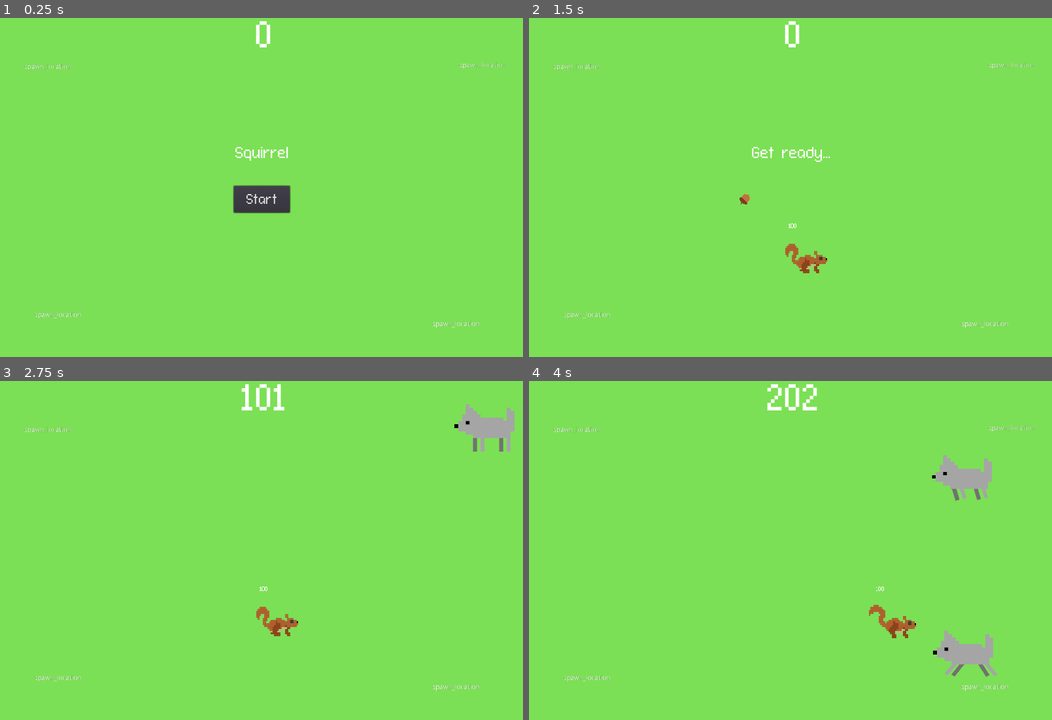
Above: before the commit, frames 1-4 (two rows, left to right).
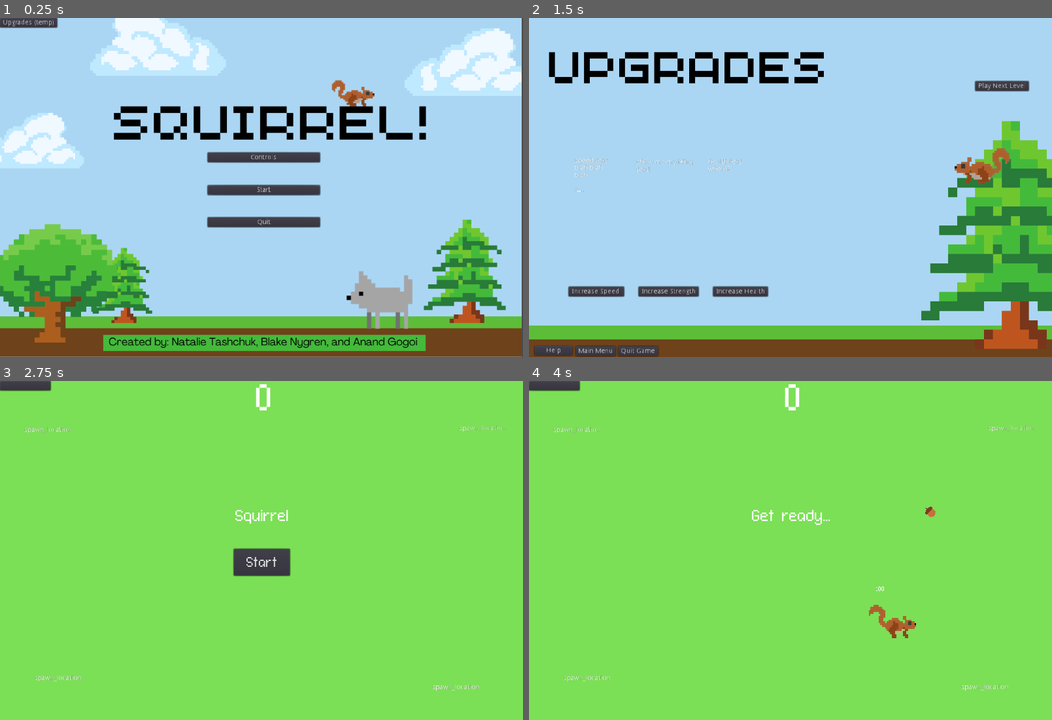
Above: after the commit, the same moments.

Repository: nygren23/2DGame_Squirrel
Game: Godot game, scene res://StartMenu.tscn
The game is run twice, just before and just after one commit, with the same random seed, the same clock (stepped at 60 frames per second) and the same inputs. Before the commit the project starts from res://Main.tscn.
Inputs (mouse positions are in pixels of both pictures, inside the frame that each line leads up to):
- Up to frame 1 (0.25 s): no input
- Up to frame 2 (1.5 s): click "Start" at 0.5 s; click (555, 21) at 1.27 s
- Up to frame 3 (2.75 s): click (470, 448) at 2 s, where only the run after the commit has a clickable "Play Next Level"
- Up to frame 4 (4 s): click (790, 564) at 2.75 s, where only the run after the commit has a clickable "Start"; move the mouse to (905, 533) at 3.52 s; hold D (move_right) from 3.53 s (still down); click (905, 533) at 3.6 s

The runs differ from the first frame. In frame 1, 99% of the frame differs, in the area x 0-100%, y 0-100%; in frame 2, 100%; in frame 3, 2.7%; in frame 4, 2.4%.

Commit message:
added temp upgrade button to gameplay

Diff:
--- a/Main.gd
+++ b/Main.gd
@@ -82,3 +82,7 @@
 func addToScore(bonus):
 	score += bonus
 	$HUD.update_score(score)
+
+
+func _on_UpgradeButtonTemp_pressed():
+	get_tree().change_scene("res://UpgradeScreen.tscn")
--- a/Main.tscn
+++ b/Main.tscn
@@ -80,8 +80,15 @@
 margin_bottom = 105.0
 text = "spawn_location"
 
+[node name="UpgradeButtonTemp" type="Button" parent="."]
+anchor_right = 0.011
+anchor_bottom = 0.014
+margin_right = 92.12
+margin_bottom = 10.2
+
 [connection signal="timeout" from="endOfMatchTimer" to="." method="_on_endOfMatchTimer_timeout"]
 [connection signal="timeout" from="MobTimer" to="." method="_on_MobTimer_timeout"]
 [connection signal="timeout" from="ScoreTimer" to="." method="_on_ScoreTimer_timeout"]
 [connection signal="hit" from="Player" to="." method="game_over"]
 [connection signal="start_game" from="HUD" to="." method="new_game"]
+[connection signal="pressed" from="UpgradeButtonTemp" to="." method="_on_UpgradeButtonTemp_pressed"]
--- a/project.godot
+++ b/project.godot
@@ -14,7 +14,7 @@
 config/description="A 2D game where you dodge little aliens.
 
 This is the starter project for the video version of the tutorial published on the GDQuest YouTube channel."
-run/main_scene="res://Main.tscn"
+run/main_scene="res://StartMenu.tscn"
 config/icon="res://icon.png"
 
 [display]
Not shown, changed: .DS_Store
